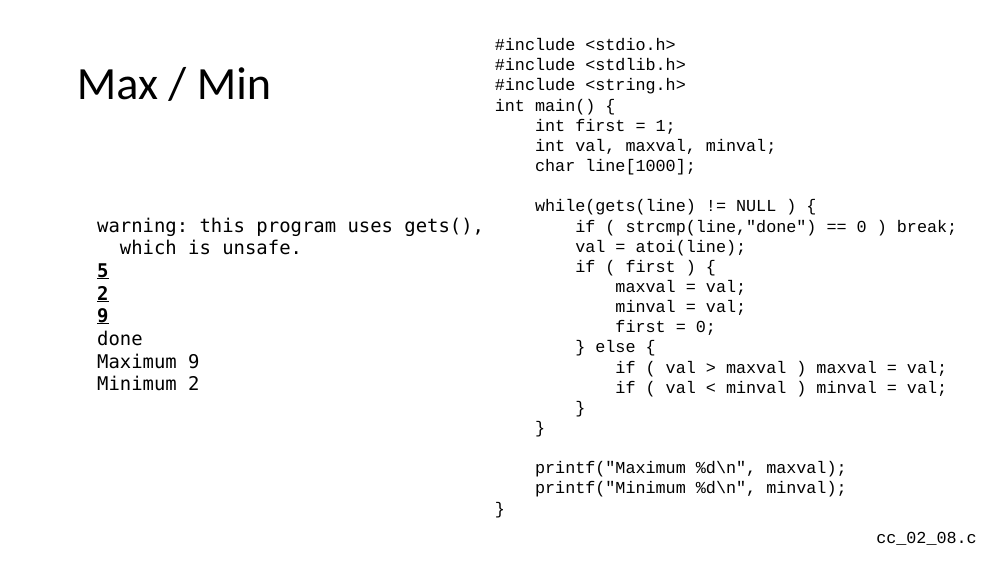
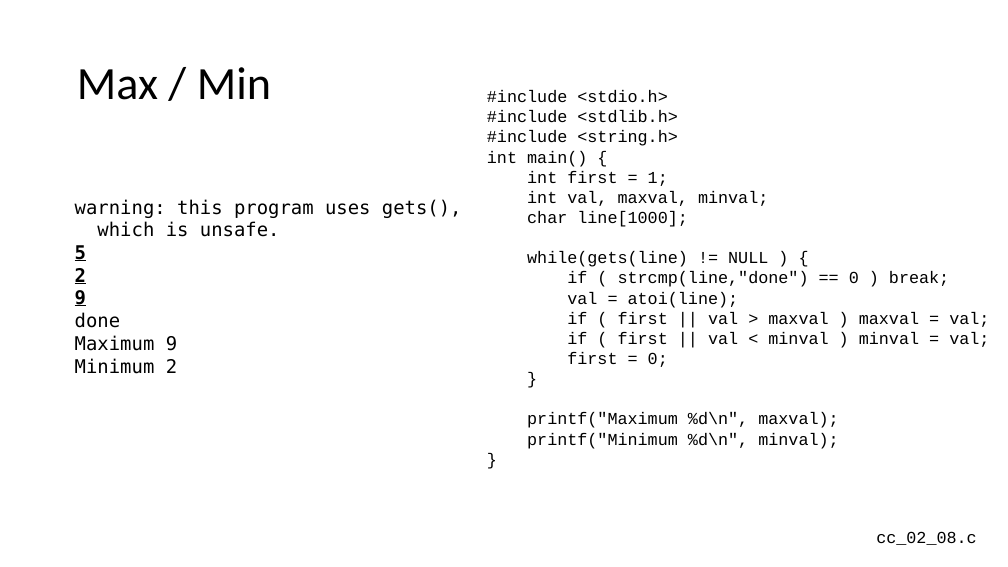
Before and after one commit to csev/cc4e, a slide deck: slide 18 of lectures/CC-02-Python.pptx. Drawn at 1008x567 pixels with LibreOffice and Linux fonts; fonts in the diff are those of the drawing. Boxes give left, top, right and bottom in pixels: in the first picture for what was removed or moved away, otherwise in the second. Text is boxed around its words. In the diff, an @@ line names an element or a change of style, - is before the commit and + after.

```diff
--- a/lectures/CC-02-Python.pptx
+++ b/lectures/CC-02-Python.pptx
@@ text "#include <stdio.h>": place and size @@
-text "#include <stdio.h>" at bbox=[495, 38, 957, 497]
+text "#include <stdio.h>" at bbox=[487, 90, 989, 449]
@@ text "warning: this program uses gets(),": place and size @@
-text "warning: this program uses gets()," at bbox=[97, 217, 484, 391]
+text "warning: this program uses gets()," at bbox=[75, 199, 462, 374]
@@ text at bbox=[567, 312, 989, 347]: text changed @@
-if ( first ) {
-maxval = val;
-minval = val;
+if ( first || val > maxval ) maxval = val;
+if ( first || val < minval ) minval = val;
@@ text at bbox=[595, 340, 947, 396]: paragraphs removed @@
-} else {
-if ( val > maxval ) maxval = val;
-if ( val < minval ) minval = val;
-}
```
Also in this commit, not shown: 2 other slides changed, 2 other files.
